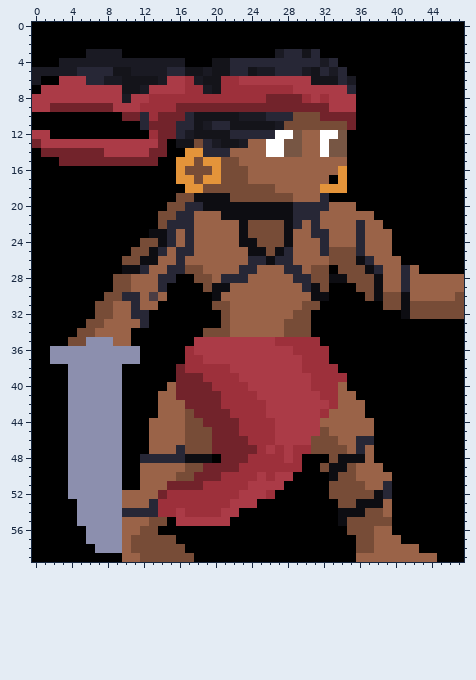
A pixel-art sprite gets an edit: System_Analysis_And_Design_CMPSC_140/TLKM/data/images/entities/player/idle/05.png. Above is the file before it was changed.
The file is 48x60 pixels.
After the commit:
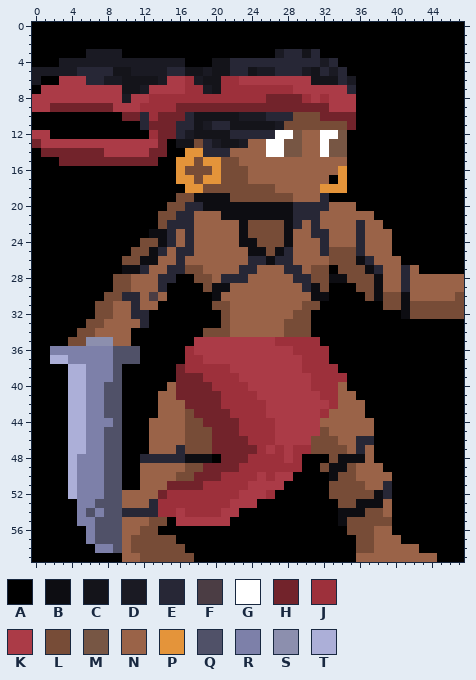
Palette (. is transparent): A #000000  B #0d0d12  C #14141a  D #1a1a23  E #272736  F #4b3d44  G #ffffff  H #72232b  J #9d303b  K #ab3b47  L #774c37  M #775644  N #9a6348  P #e4943a  Q #505168  R #7d80a9  S #8c8fae  T #acafd8
The edit:
y 36: x 2..11 SSSSSSSSSS -> RRRRRRRQQQ
y 37: x 2..11 SSSSSSSSSS -> TTRRRRRQQQ
y 38..39: x 4..9 SSSSSS -> TTRRRQ
y 40..43: x 4..9 SSSSSS -> TTRRQQ
y 44: x 4..9 SSSSSS -> TTRRRQ
y 45..47: x 4..9 SSSSSS -> TTRRQQ
y 48..52: x 4..9 SSSSSS -> TRRRQQ
y 53: x 5..9 SSSSS -> RRQQQ
y 54: x 5..9 SSSSS -> RQRQQ
y 55: x 5..9 SSSSS -> RRQQQ
y 56..57: x 6..9 SSSS -> RQQQ
y 58: x 7..9 SSS -> RRQ
Where, in picture pixels (left, top, right, bottom), the same in both pictures:
changed: (50, 346, 140, 553)
